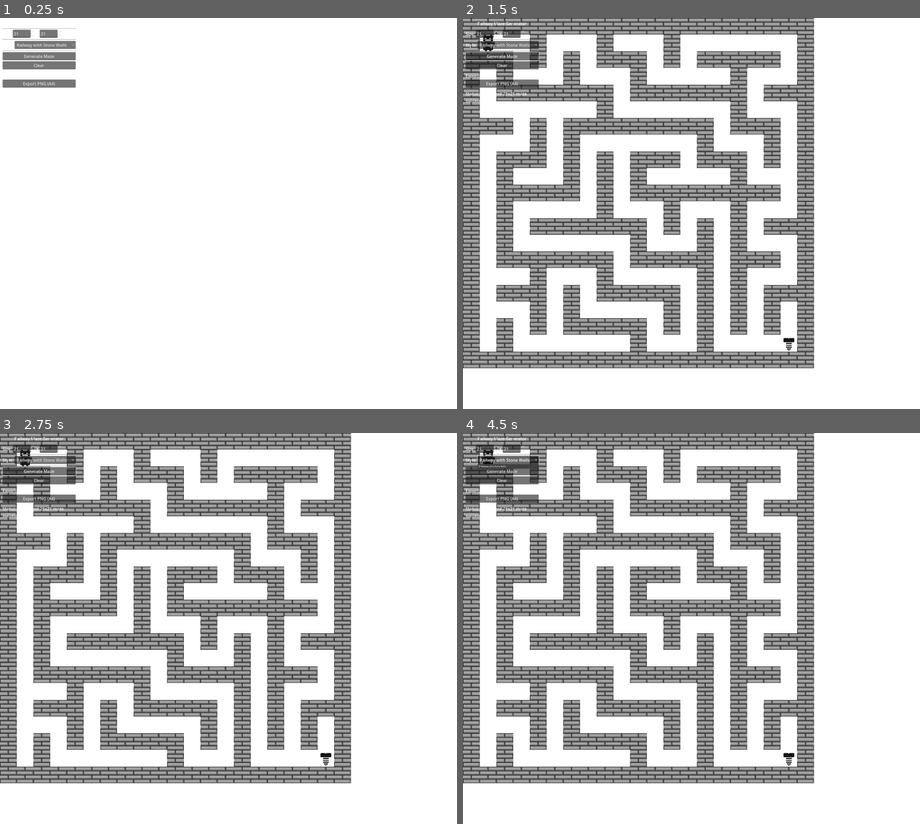
Above: before the commit, frames 1-4 (two rows, left to right).
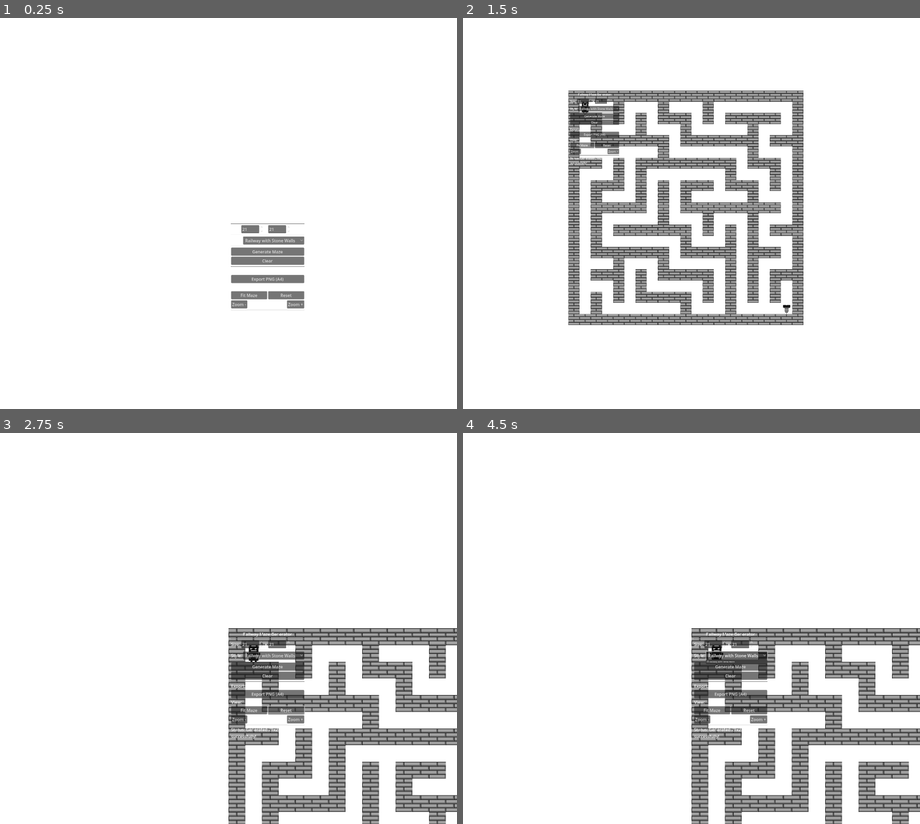
Above: after the commit, the same moments.

Repository: mtpabis/railway-mazes
Game: Godot game, scene res://levels/maze_generator.tscn
Same seed, same stepped clock (60 frames per second), same inputs: the game is played once before the commit and once after it. This scene is started directly instead of the project's main scene.
Inputs (mouse positions are in pixels of both pictures, inside the frame that each line leads up to):
- Up to frame 1 (0.25 s): no input
- Up to frame 2 (1.5 s): click "Generate Maze" at 0.5 s; click (581, 147) at 1.25 s, where only the run after the commit has a clickable "Fit Maze"
- Up to frame 3 (2.75 s): click (146, 562) at 2 s, where only the run after the commit has a clickable "Reset"
- Up to frame 4 (4.5 s): click (700, 718) at 2.75 s, where only the run after the commit has a clickable "Zoom -"; click (746, 702) at 3.5 s, where only the run after the commit has a clickable "Zoom +"; click "Railway with Stone Walls" at 4.25 s

The runs differ from the first frame. In frame 1, 3.6% of the frame differs, in the area x 0-67%, y 2-75%; in frame 2, 43%; in frame 3, 47%; in frame 4, 48%, in the area x 0-100%, y 0-100%.

Commit message:
Add camera system with auto-fit and manual controls
- Add Camera2D to maze generator for viewport control
- Implement auto-fit functionality that shows entire maze after generation
- Add manual camera controls: Fit Maze, Reset, Zoom In/Out
- Display zoom percentage with real-time updates
- Use 60% of viewport space for maze display with appropriate padding
- Camera system is independent of PNG export functionality
- Automatic maze bounds calculation from tilemap layers

🤖 Generated with [Claude Code](https://claude.ai/code)

Co-Authored-By: Claude <noreply@anthropic.com>

Diff:
--- a/levels/MazeGenerator.gd
+++ b/levels/MazeGenerator.gd
@@ -11,6 +11,12 @@
 @onready var style_dropdown: OptionButton = $UI/VBoxContainer/StyleContainer/StyleDropdown
 @onready var info_label: Label = $UI/VBoxContainer/InfoLabel
 @onready var export_png_button: Button = $UI/VBoxContainer/ExportContainer/ExportPNGButton
+@onready var camera: Camera2D = $Camera2D
+@onready var fit_maze_button: Button = $UI/VBoxContainer/CameraContainer/CameraButtons/FitMazeButton
+@onready var reset_camera_button: Button = $UI/VBoxContainer/CameraContainer/CameraButtons/ResetCameraButton
+@onready var zoom_in_button: Button = $UI/VBoxContainer/CameraContainer/ZoomContainer/ZoomInButton
+@onready var zoom_out_button: Button = $UI/VBoxContainer/CameraContainer/ZoomContainer/ZoomOutButton
+@onready var zoom_label: Label = $UI/VBoxContainer/CameraContainer/ZoomContainer/ZoomLabel
 
 # Available maze styles
 @export var available_styles: Array[MazeStyle] = []
@@ -23,12 +29,22 @@
 
 # Export manager
 var export_manager: ExportManager
+
+# Camera settings
+var default_zoom := Vector2(1.0, 1.0)
+var zoom_step := 0.2
+var min_zoom := 0.1
+var max_zoom := 5.0
 
 func _ready():
 	generate_button.pressed.connect(_on_generate_pressed)
 	clear_button.pressed.connect(_on_clear_pressed)
 	style_dropdown.item_selected.connect(_on_style_changed)
 	export_png_button.pressed.connect(_on_export_png_pressed)
+	fit_maze_button.pressed.connect(_on_fit_maze_pressed)
+	reset_camera_button.pressed.connect(_on_reset_camera_pressed)
+	zoom_in_button.pressed.connect(_on_zoom_in_pressed)
+	zoom_out_button.pressed.connect(_on_zoom_out_pressed)
 
 	setup_export_manager()
 	setup_styles()
@@ -81,6 +97,9 @@
 	generate_maze()
 	place_tiles()
 
+	# Auto-fit camera to show the whole maze
+	fit_camera_to_maze()
+
 	info_label.text = "Status: Generated %dx%d maze successfully!" % [maze_width, maze_height]
 
 func _on_clear_pressed():
@@ -290,3 +309,109 @@
 func _on_export_failed(format: String, error: String):
 	"""Handle export failed signal"""
 	info_label.text = "Status: Export failed - %s" % error
+
+# Camera control functions
+func fit_camera_to_maze():
+	"""Automatically fit camera to show the entire maze"""
+	if not camera or not maze or maze.is_empty():
+		return
+
+	var maze_bounds = get_display_maze_bounds()
+	if maze_bounds.size == Vector2.ZERO:
+		return
+
+	# Get viewport size
+	var viewport_size = get_viewport().get_visible_rect().size
+
+	# Calculate the zoom needed to fit the maze in the viewport
+	# Leave some padding (20% of viewport on each side)
+	var padding_factor = 0.6  # Use 60% of viewport space for maze
+	var available_size = viewport_size * padding_factor
+
+	var scale_x = available_size.x / maze_bounds.size.x
+	var scale_y = available_size.y / maze_bounds.size.y
+	var optimal_scale = min(scale_x, scale_y)
+
+	# Set camera position to center of maze
+	camera.position = maze_bounds.get_center()
+
+	# Set camera zoom
+	camera.zoom = Vector2(optimal_scale, optimal_scale)
+
+	update_zoom_label()
+
+func get_display_maze_bounds() -> Rect2:
+	"""Get the bounds of the maze for display purposes (similar to export but for main view)"""
+	var min_pos = Vector2(INF, INF)
+	var max_pos = Vector2(-INF, -INF)
+	var found_tiles = false
+
+	# Check all tilemap layers for used cells
+	var layers = [passage_tilemap_layer, wall_tilemap_layer, object_tilemap_layer]
+
+	for layer in layers:
+		if not layer:
+			continue
+
+		var used_cells = layer.get_used_cells()
+		for cell_pos in used_cells:
+			var world_pos = layer.to_global(layer.map_to_local(cell_pos))
+			min_pos.x = min(min_pos.x, world_pos.x)
+			min_pos.y = min(min_pos.y, world_pos.y)
+			max_pos.x = max(max_pos.x, world_pos.x)
+			max_pos.y = max(max_pos.y, world_pos.y)
+			found_tiles = true
+
+	if not found_tiles:
+		return Rect2()
+
+	# Add tile size to max_pos
+	var tile_size = Vector2(64, 64)  # Default fallback
+	if passage_tilemap_layer and passage_tilemap_layer.tile_set:
+		var tileset = passage_tilemap_layer.tile_set
+		if tileset.get_source_count() > 0:
+			var source = tileset.get_source(0)
+			if source is TileSetAtlasSource:
+				var atlas_source = source as TileSetAtlasSource
+				tile_size = Vector2(atlas_source.texture_region_size)
+
+	max_pos += tile_size
+
+	return Rect2(min_pos, max_pos - min_pos)
+
+func _on_fit_maze_pressed():
+	"""Handle fit maze button press"""
+	fit_camera_to_maze()
+
+func _on_reset_camera_pressed():
+	"""Reset camera to default position and zoom"""
+	if camera:
+		camera.position = Vector2.ZERO
+		camera.zoom = default_zoom
+		update_zoom_label()
+
+func _on_zoom_in_pressed():
+	"""Zoom in"""
+	if camera:
+		var new_zoom = camera.zoom + Vector2(zoom_step, zoom_step)
+		camera.zoom = Vector2(
+			min(new_zoom.x, max_zoom),
+			min(new_zoom.y, max_zoom)
+		)
+		update_zoom_label()
+
+func _on_zoom_out_pressed():
+	"""Zoom out"""
+	if camera:
+		var new_zoom = camera.zoom - Vector2(zoom_step, zoom_step)
+		camera.zoom = Vector2(
+			max(new_zoom.x, min_zoom),
+			max(new_zoom.y, min_zoom)
+		)
+		update_zoom_label()
+
+func update_zoom_label():
+	"""Update the zoom percentage label"""
+	if camera and zoom_label:
+		var zoom_percent = int(camera.zoom.x * 100)
+		zoom_label.text = "%d%%" % zoom_percent
--- a/levels/maze_generator.tscn
+++ b/levels/maze_generator.tscn
@@ -17,6 +17,8 @@
 
 [node name="ObjectTileMapLayer" type="TileMapLayer" parent="."]
 tile_set = ExtResource("1_maze_tileset")
+
+[node name="Camera2D" type="Camera2D" parent="."]
 
 [node name="UI" type="Control" parent="."]
 layout_mode = 3
@@ -104,6 +106,43 @@
 layout_mode = 2
 text = "Export PNG (A4)"
 
+[node name="CameraContainer" type="VBoxContainer" parent="UI/VBoxContainer"]
+layout_mode = 2
+
+[node name="CameraLabel" type="Label" parent="UI/VBoxContainer/CameraContainer"]
+layout_mode = 2
+text = "View:"
+
+[node name="CameraButtons" type="HBoxContainer" parent="UI/VBoxContainer/CameraContainer"]
+layout_mode = 2
+
+[node name="FitMazeButton" type="Button" parent="UI/VBoxContainer/CameraContainer/CameraButtons"]
+layout_mode = 2
+size_flags_horizontal = 3
+text = "Fit Maze"
+
+[node name="ResetCameraButton" type="Button" parent="UI/VBoxContainer/CameraContainer/CameraButtons"]
+layout_mode = 2
+size_flags_horizontal = 3
+text = "Reset"
+
+[node name="ZoomContainer" type="HBoxContainer" parent="UI/VBoxContainer/CameraContainer"]
+layout_mode = 2
+
+[node name="ZoomOutButton" type="Button" parent="UI/VBoxContainer/CameraContainer/ZoomContainer"]
+layout_mode = 2
+text = "Zoom -"
+
+[node name="ZoomLabel" type="Label" parent="UI/VBoxContainer/CameraContainer/ZoomContainer"]
+layout_mode = 2
+size_flags_horizontal = 3
+text = "100%"
+horizontal_alignment = 1
+
+[node name="ZoomInButton" type="Button" parent="UI/VBoxContainer/CameraContainer/ZoomContainer"]
+layout_mode = 2
+text = "Zoom +"
+
 [node name="HSeparator5" type="HSeparator" parent="UI/VBoxContainer"]
 layout_mode = 2
 
